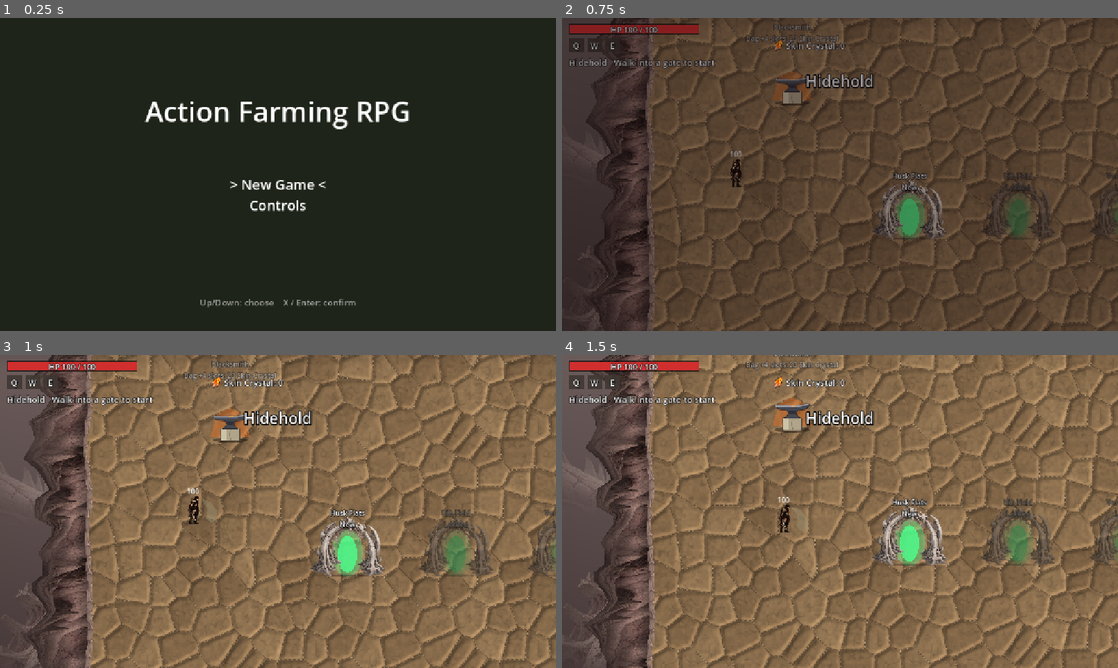
Above: before the commit, frames 1-4 (two rows, left to right).
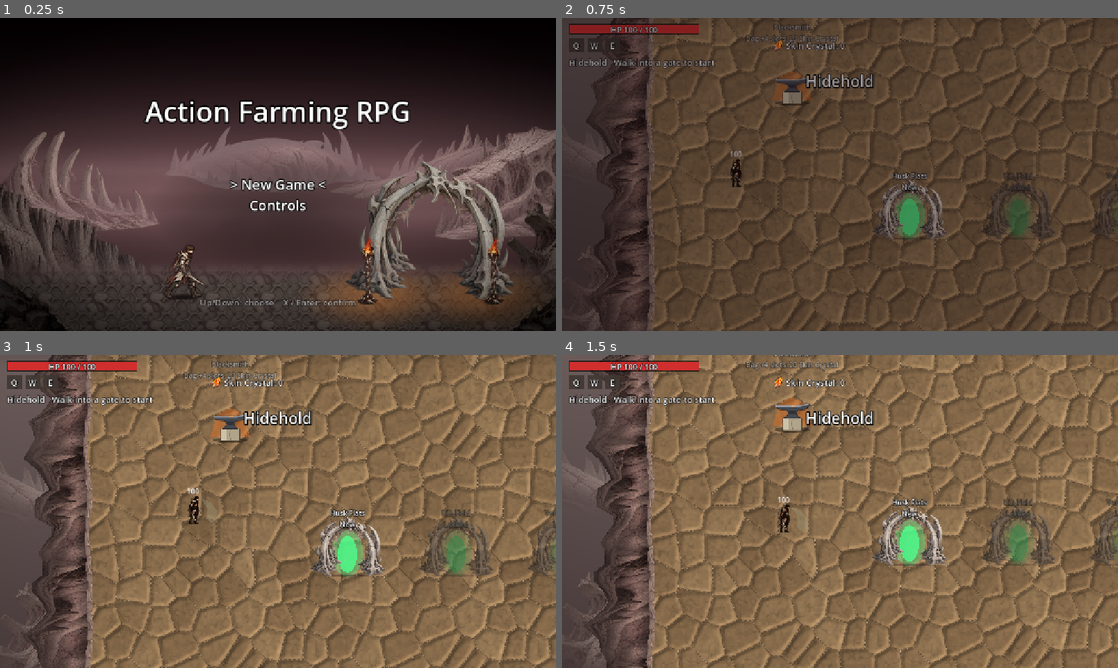
Above: after the commit, the same moments.

Repository: knc219-a11y/second-game
Game: Godot game, scene res://scenes/title.tscn
The game is run twice, just before and just after one commit, with the same random seed, the same clock (stepped at 60 frames per second) and the same inputs.
Inputs:
- Up to frame 1 (0.25 s): no input
- Up to frame 2 (0.75 s): tap Enter (ui_accept) at 0.5 s; hold Right (move_right) from 0.53 s (still down); hold X (attack) from 0.53 s (still down)
- Up to frame 3 (1 s): keep holding Right (move_right); keep holding X (attack); tap Enter (ui_accept) at 0.77 s
- Up to frame 4 (1.5 s): release Right (move_right) at 1.28 s; release X (attack) at 1.28 s; hold Down (move_down) from 1.28 s (still down); tap C (interact) at 1.35 s

The runs differ from the first frame. In frame 1, 73% of the frame differs, in the area x 0-100%, y 0-100%; in frame 2, nothing differs; in frame 3, nothing differs; in frame 4, nothing differs.

Commit message:
Title screen: painted background from the Stage 1 art, outlined text
The title was a flat dark-green colour. It now shows a 1280x720 background
composed from the user's Stage 1 art: a hazy gorge of the god's corpse at
dusk (backdrop pieces), the bone arch with two torches, and the hunter
walking toward it. The top and the menu column are kept dark, and the
title, menu and hint labels get a black outline so they read on it.
Placeholder composition until a real key art.

Co-Authored-By: Claude Opus 5.5 (1M context) <noreply@anthropic.com>
Claude-Session: https://claude.ai/code/session_01Uq738HPbBXC3auwYT9fedn

Diff:
--- a/scenes/title.tscn
+++ b/scenes/title.tscn
@@ -1,6 +1,7 @@
-[gd_scene load_steps=2 format=3]
+[gd_scene load_steps=3 format=3]
 
 [ext_resource type="Script" path="res://scripts/title.gd" id="1"]
+[ext_resource type="Texture2D" path="res://art/title/title_bg.png" id="2"]
 
 [node name="Title" type="Control"]
 layout_mode = 3
@@ -20,6 +21,17 @@
 grow_vertical = 2
 color = Color(0.12, 0.14, 0.1, 1)
 
+[node name="Art" type="TextureRect" parent="."]
+layout_mode = 1
+anchors_preset = 15
+anchor_right = 1.0
+anchor_bottom = 1.0
+grow_horizontal = 2
+grow_vertical = 2
+texture = ExtResource("2")
+expand_mode = 1
+stretch_mode = 6
+
 [node name="TitleText" type="Label" parent="."]
 layout_mode = 1
 anchors_preset = 10
@@ -27,6 +39,8 @@
 offset_top = 170.0
 offset_bottom = 250.0
 grow_horizontal = 2
+theme_override_colors/font_outline_color = Color(0, 0, 0, 1)
+theme_override_constants/outline_size = 12
 theme_override_font_sizes/font_size = 64
 text = "Action Farming RPG"
 horizontal_alignment = 1
@@ -38,6 +52,8 @@
 offset_top = 360.0
 offset_bottom = 520.0
 grow_horizontal = 2
+theme_override_colors/font_outline_color = Color(0, 0, 0, 1)
+theme_override_constants/outline_size = 8
 theme_override_font_sizes/font_size = 32
 horizontal_alignment = 1
 
@@ -51,6 +67,8 @@
 offset_bottom = -40.0
 grow_horizontal = 2
 grow_vertical = 0
+theme_override_colors/font_outline_color = Color(0, 0, 0, 1)
+theme_override_constants/outline_size = 6
 theme_override_font_sizes/font_size = 20
 modulate = Color(1, 1, 1, 0.6)
 horizontal_alignment = 1
Binary file added: art/title/title_bg.png
